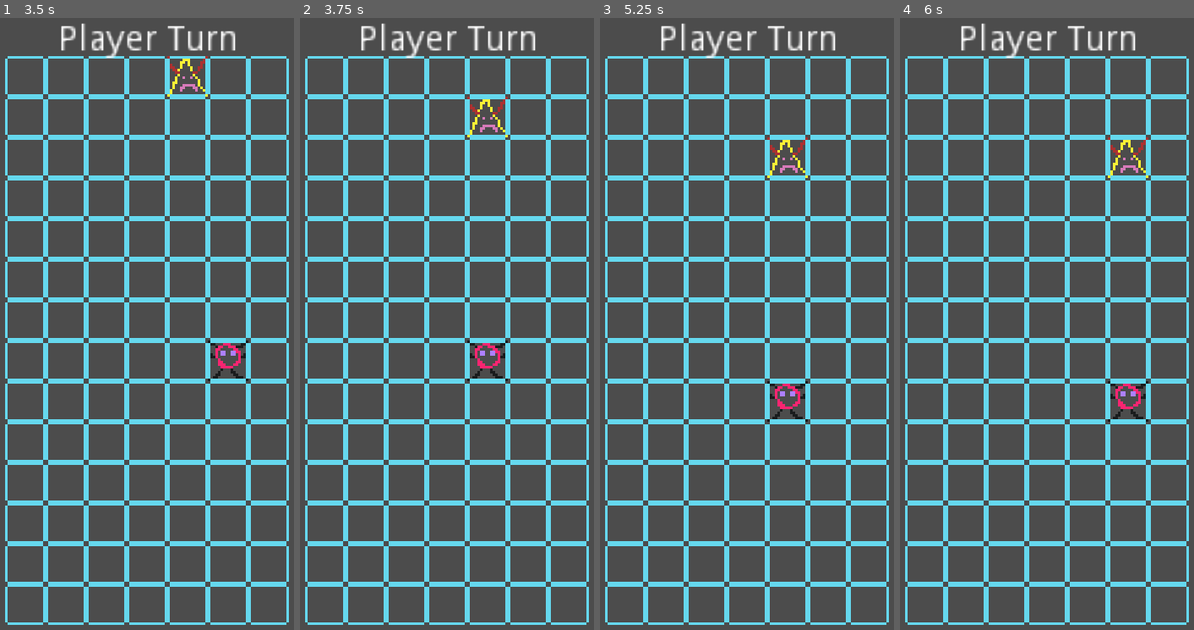
Above: before the commit, frames 1-4 (left to right).
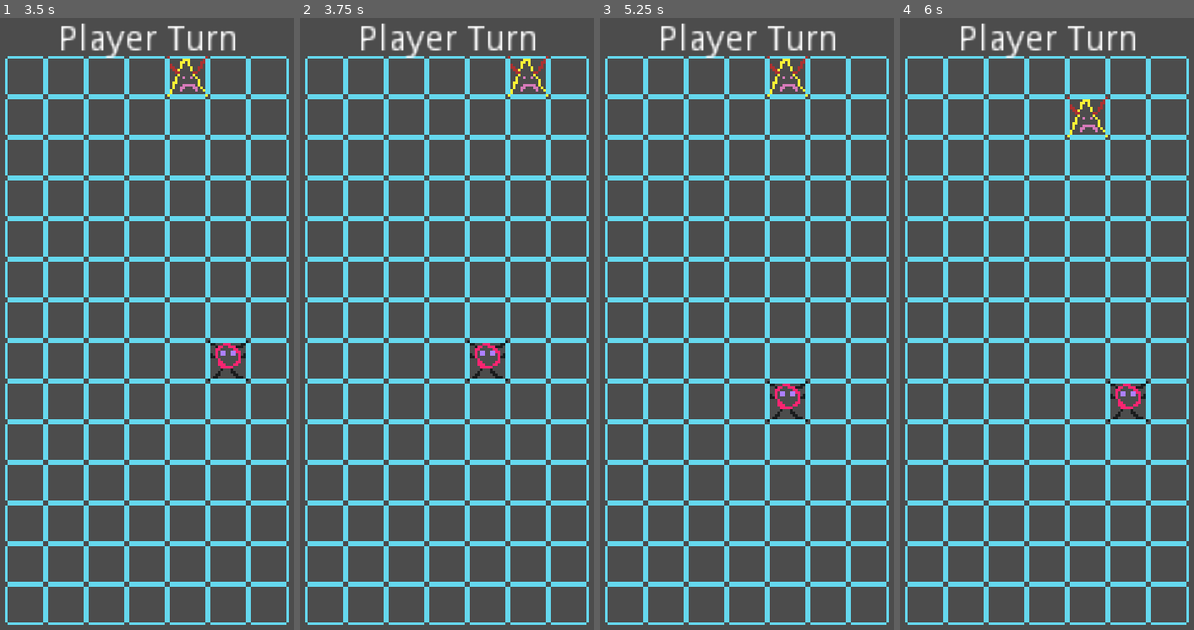
Above: after the commit, the same moments.

Repository: rivergillis/kinda-2048
Game: Godot game, scene res://scenes/Main.tscn
The game is run twice, just before and just after one commit, with the same random seed, the same clock (stepped at 60 frames per second) and the same inputs.
Inputs:
- Up to frame 1 (3.5 s): tap Enter at 0.5, 2 s; hold Right (move_right) 0.53-1.28 s; tap Space at 1.25, 2.75 s; hold Down (move_down) 1.28-2.03 s; hold Right (move_right) 2.03-2.78 s; hold Up (move_up) from 2.78 s (still down)
- Up to frame 2 (3.75 s): tap Enter at 3.5 s; release Up (move_up) at 3.53 s; hold Left (move_left) from 3.53 s (still down)
- Up to frame 3 (5.25 s): tap Space at 4.25 s; release Left (move_left) at 5.03 s; hold Down (move_down) from 5.03 s (still down)
- Up to frame 4 (6 s): release Down (move_down) at 5.78 s; hold Right (move_right) from 5.78 s (still down)

Frame 1 is identical in both runs. In frame 2, 0.4% of the frame differs, in the area x 56-85%, y 6-20%; in frame 3, 0.4%; in frame 4, 0.4%.

Commit message:
Enemy follows slower

Diff:
--- a/scripts/Enemy.gd
+++ b/scripts/Enemy.gd
@@ -30,5 +30,5 @@
 	position = Utils.screen_tile_to_px(current_tile)
 	visible = true
 
-func on_player_moved(target_tile: TileInfo) -> void:
-	player_tile = target_tile
+func on_player_moved(last_player_tile: TileInfo) -> void:
+	player_tile = last_player_tile
--- a/scripts/Player.gd
+++ b/scripts/Player.gd
@@ -29,7 +29,7 @@
 	# set to the AI's turn.
 	position = Utils.screen_tile_to_px(target_tile)
 	if !current_tile.equals(target_tile):
-		emit_signal("player_moved", target_tile)
+		emit_signal("player_moved", current_tile)
 		GameState.turn = GameState.TurnState.AI_TURN
 	current_tile = target_tile
 
